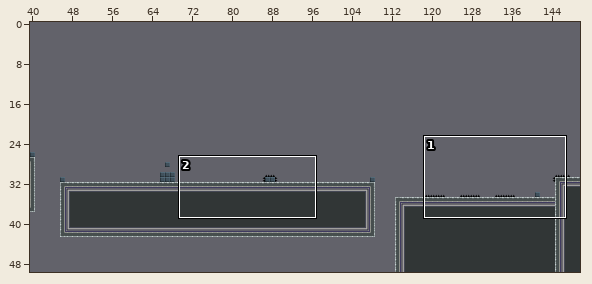
An edit to a level. Tiled map, android/assets/levels/level5.tmx. The picture above shows the old version from afar; the outline marks the close-up.
Close-up. Before the commit:
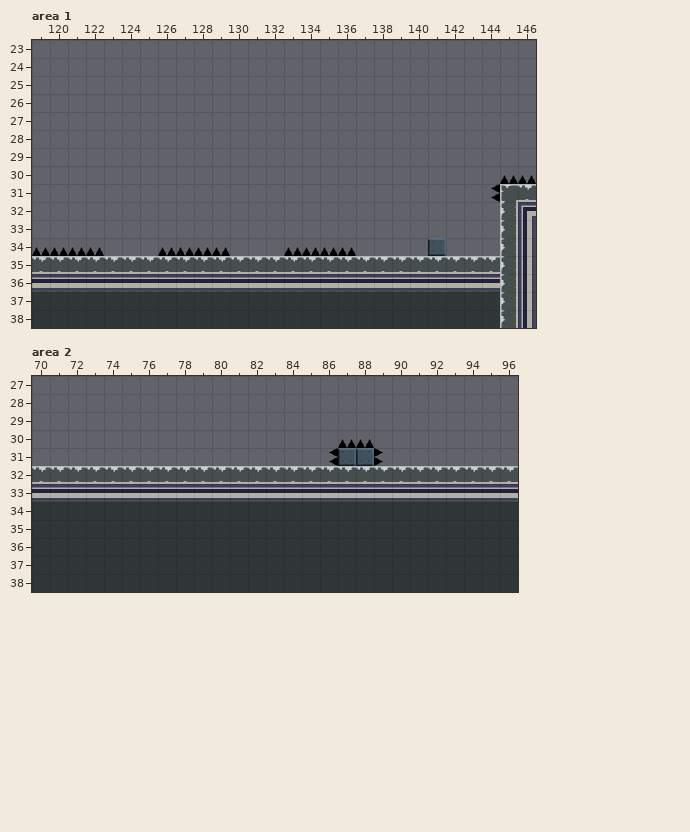
Cells are 32x32 px. Shown: area 1 x 119..146, y 23..38; area 2 x 70..96, y 27..38. The commit also changed other parts of the map, which this record leaves out.
After:
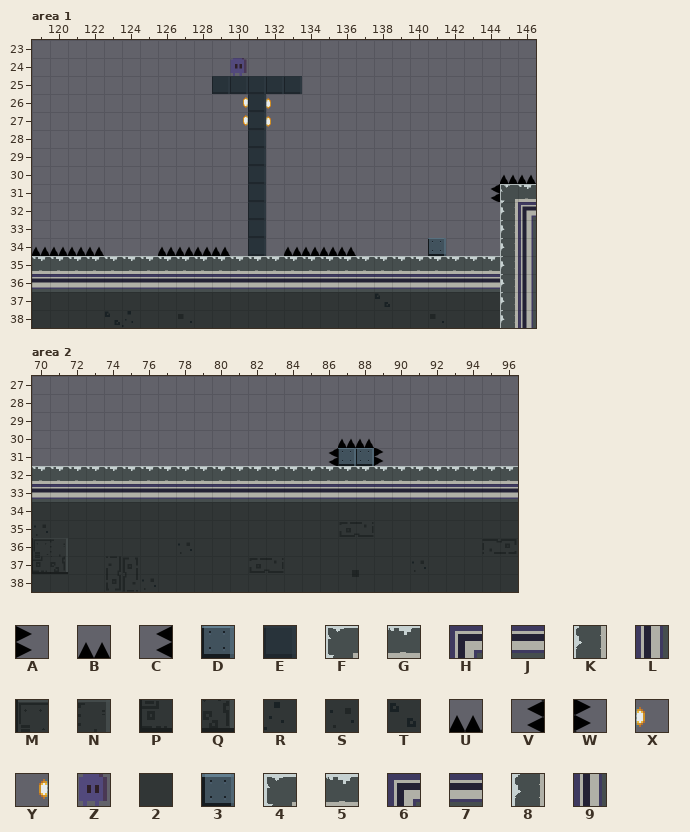
Key: from "tiles_128": A 12, B 13, C 14; from "tileset": D 37, E 38, F 48, G 49, H 53, J 54, K 64, L 69, M 88, N 89, P 104, Q 105, R 119, S 120, T 133, U 145, V 145 turned 270, W 145 turned 90, X 192 turned 270, Y 192 turned 90, Z 208; from "tileset-new": 2 16, 3 35, 4 45, 5 46, 6 50, 7 51, 8 60, 9 65.
_ is an empty cell.
Diff:
Layer "Platform", area 1:
Tile 3 becomes tile D in row 34 at x 141.
The author put tile E in row 25 at x 129 to 133; in rows 26 to 34 at x 131.
Tile 4 becomes tile F in row 31 at x 145.
Tile 5 becomes tile G in row 31 at x 146; in row 35 at x 119 to 144.
Tile 7 becomes tile J in row 36 at x 119 to 144.
Tile 8 becomes tile K in rows 36 to 38 at x 145.
Tile 9 becomes tile L in rows 36 to 38 at x 146.
Tile 2 becomes tile R in row 38 at x 124.
Tile 2 becomes tile T in row 37 at x 138; in row 38 at x 123.
The author put tile X in rows 26 to 27 at x 132.
The author put tile Y in rows 26 to 27 at x 130.
The author put tile Z in row 24 at x 130.
Layer "Spikes", area 1:
Tile B becomes tile U in row 30 at x 145 to 146; in row 34 at x 119 to 122, 126 to 129 and 133 to 136.
Tile C becomes tile V in row 31 at x 144.
Layer "Overlay", area 1:
Tile 6 becomes tile H in row 32 at x 146.
Tile 8 becomes tile K in rows 32 to 35 at x 145.
Tile 9 becomes tile L in rows 33 to 35 at x 146.
Layer "Platform", area 2:
Tile 3 becomes tile D in row 31 at x 87 to 88.
Tile 5 becomes tile G in row 32 at x 70 to 96.
Tile 7 becomes tile J in row 33 at x 70 to 96.
Tile 2 becomes tile M in row 36 at x 70.
Tile 2 becomes tile N in row 36 at x 71.
Tile 2 becomes tile P in row 37 at x 70.
Tile 2 becomes tile Q in row 37 at x 71.
Tile 2 becomes tile S in row 35 at x 70; in row 36 at x 78; in row 37 at x 91; in row 38 at x 76.
Layer "Spikes", area 2:
Tile B becomes tile U in row 30 at x 87 to 88.
Tile C becomes tile V in row 31 at x 86.
Tile A becomes tile W in row 31 at x 89.
